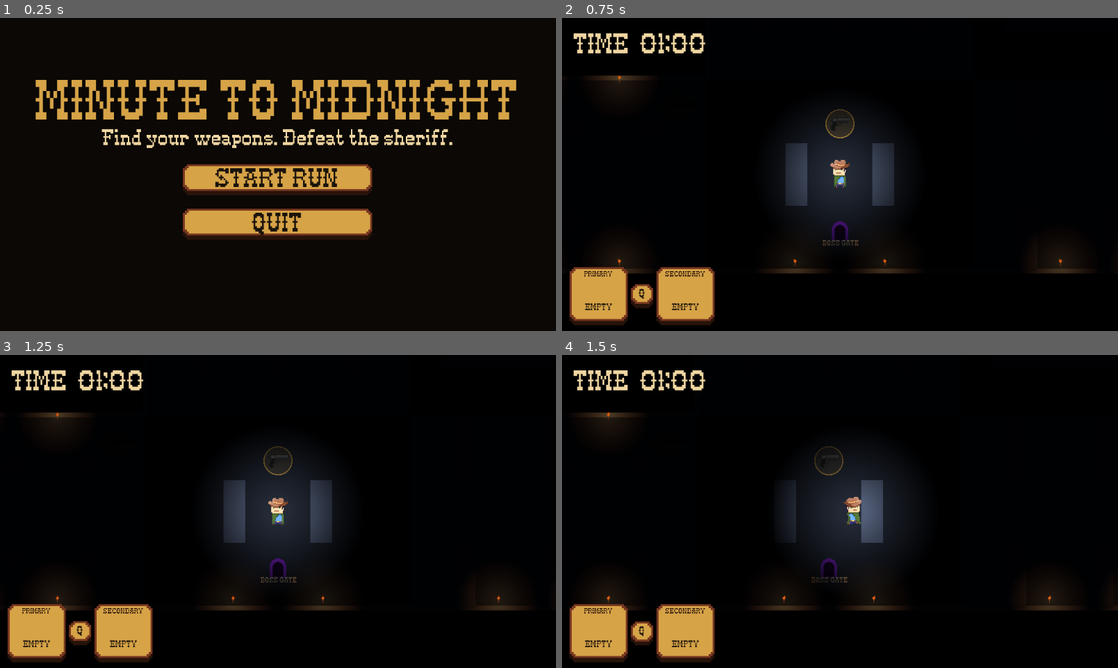
Above: before the commit, frames 1-4 (two rows, left to right).
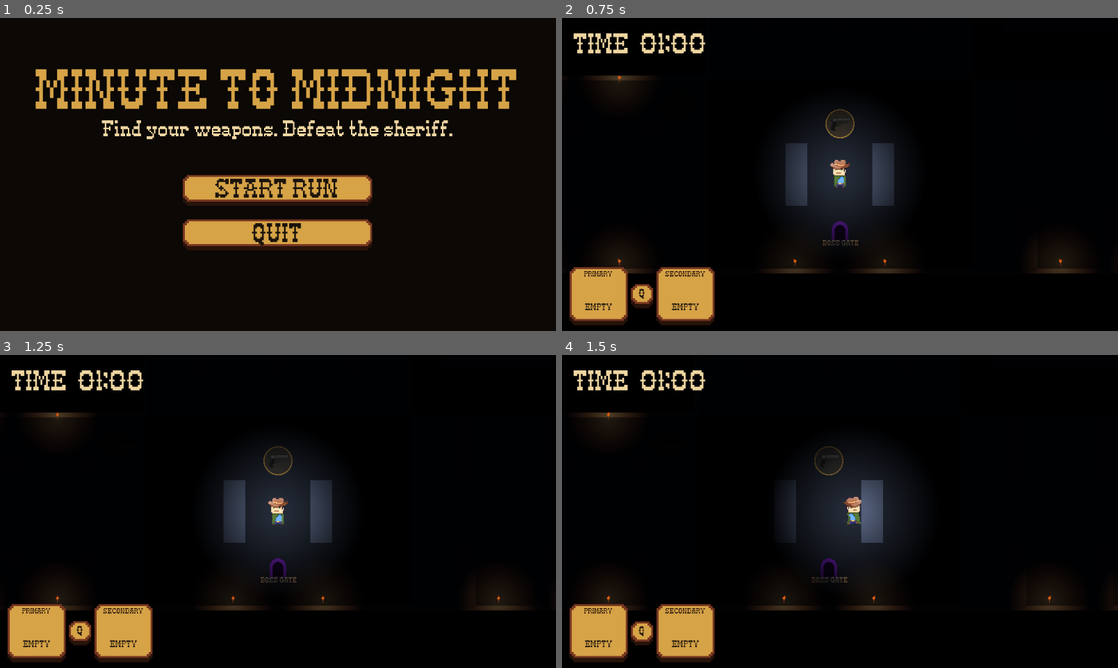
Above: after the commit, the same moments.

Repository: Nafa93/gmtk-2026
Game: Godot game, scene res://Scenes/UI/StartMenu.tscn
Same seed, same stepped clock (60 frames per second), same inputs: the game is played once before the commit and once after it. The engine's default icon, where the game draws it, is replaced by a stand-in: a white triangle on a blue panel in a dark square.
Inputs (mouse positions are in pixels of both pictures, inside the frame that each line leads up to):
- Up to frame 1 (0.25 s): no input
- Up to frame 2 (0.75 s): click "START RUN" at 0.5 s
- Up to frame 3 (1.25 s): no input
- Up to frame 4 (1.5 s): move the mouse to (962, 495) at 1.27 s; hold D (MOVE_RIGHT) from 1.28 s (still down); tap Q (CHANGE_WEAPON) at 1.35 s

The runs differ from the first frame. In frame 1, 16% of the frame differs, in the area x 6-93%, y 16-75%; in frame 2, nothing differs; in frame 3, nothing differs; in frame 4, nothing differs.

Commit message:
refined ui menu buttons

Diff:
--- a/Scenes/UI/DefeatScreen.tscn
+++ b/Scenes/UI/DefeatScreen.tscn
@@ -12,7 +12,7 @@
 grow_vertical = 2
 script = ExtResource("1")
 menu_scene_path = "res://Scenes/UI/StartMenu.tscn"
-retry_button = NodePath("Center/VBox/Retry")
+retry_button = NodePath("Center/VBox/Buttons/Retry")
 
 [node name="Background" type="ColorRect" parent="."]
 layout_mode = 1
@@ -34,22 +34,30 @@
 [node name="VBox" type="VBoxContainer" parent="Center"]
 custom_minimum_size = Vector2(480, 0)
 layout_mode = 2
-theme_override_constants/separation = 28
+theme_override_constants/separation = 72
 
-[node name="Title" type="Label" parent="Center/VBox"]
+[node name="TextSection" type="VBoxContainer" parent="Center/VBox"]
+layout_mode = 2
+theme_override_constants/separation = 34
+
+[node name="Title" type="Label" parent="Center/VBox/TextSection"]
 layout_mode = 2
 theme_override_colors/font_color = Color(0.66, 0.29, 0.18, 1)
 theme_override_font_sizes/font_size = 72
 text = "DEFEATED"
 horizontal_alignment = 1
 
-[node name="Message" type="Label" parent="Center/VBox"]
+[node name="Message" type="Label" parent="Center/VBox/TextSection"]
 layout_mode = 2
 theme_override_font_sizes/font_size = 24
 text = "The sheriff ended your run."
 horizontal_alignment = 1
 
-[node name="Retry" type="Button" parent="Center/VBox"]
+[node name="Buttons" type="VBoxContainer" parent="Center/VBox"]
+layout_mode = 2
+theme_override_constants/separation = 30
+
+[node name="Retry" type="Button" parent="Center/VBox/Buttons"]
 custom_minimum_size = Vector2(0, 64)
 layout_mode = 2
 theme_override_font_sizes/font_size = 28
@@ -57,7 +65,7 @@
 script = ExtResource("2_button")
 display_font_size = 28
 
-[node name="Quit" type="Button" parent="Center/VBox"]
+[node name="Quit" type="Button" parent="Center/VBox/Buttons"]
 custom_minimum_size = Vector2(0, 64)
 layout_mode = 2
 theme_override_font_sizes/font_size = 28
@@ -65,5 +73,5 @@
 script = ExtResource("2_button")
 display_font_size = 28
 
-[connection signal="pressed" from="Center/VBox/Retry" to="." method="_on_retry_pressed"]
-[connection signal="pressed" from="Center/VBox/Quit" to="." method="_on_quit_pressed"]
+[connection signal="pressed" from="Center/VBox/Buttons/Retry" to="." method="_on_retry_pressed"]
+[connection signal="pressed" from="Center/VBox/Buttons/Quit" to="." method="_on_quit_pressed"]
--- a/Scenes/UI/StartMenu.tscn
+++ b/Scenes/UI/StartMenu.tscn
@@ -13,8 +13,8 @@
 grow_vertical = 2
 script = ExtResource("1")
 start_scene_path = "res://Scenes/Phases/preparation_phase.tscn"
-start_button = NodePath("Center/VBox/Start")
-quit_button = NodePath("Center/VBox/Quit")
+start_button = NodePath("Center/VBox/Buttons/Start")
+quit_button = NodePath("Center/VBox/Buttons/Quit")
 
 [node name="Background" type="ColorRect" parent="."]
 layout_mode = 1
@@ -37,9 +37,13 @@
 [node name="VBox" type="VBoxContainer" parent="Center"]
 custom_minimum_size = Vector2(320, 0)
 layout_mode = 2
-theme_override_constants/separation = 28
+theme_override_constants/separation = 68
 
-[node name="Title" type="Label" parent="Center/VBox"]
+[node name="TextSection" type="VBoxContainer" parent="Center/VBox"]
+layout_mode = 2
+theme_override_constants/separation = 32
+
+[node name="Title" type="Label" parent="Center/VBox/TextSection"]
 layout_mode = 2
 theme_override_colors/font_color = Color(0.84, 0.64, 0.28, 1)
 theme_override_font_sizes/font_size = 72
@@ -50,7 +54,7 @@
 maximum_font_size = 72
 maximum_viewport_width_ratio = 0.88
 
-[node name="Subtitle" type="Label" parent="Center/VBox"]
+[node name="Subtitle" type="Label" parent="Center/VBox/TextSection"]
 layout_mode = 2
 theme_override_font_sizes/font_size = 24
 text = "Find your weapons. Defeat the sheriff."
@@ -60,7 +64,11 @@
 maximum_font_size = 24
 maximum_viewport_width_ratio = 0.82
 
-[node name="Start" type="Button" parent="Center/VBox"]
+[node name="Buttons" type="VBoxContainer" parent="Center/VBox"]
+layout_mode = 2
+theme_override_constants/separation = 28
+
+[node name="Start" type="Button" parent="Center/VBox/Buttons"]
 custom_minimum_size = Vector2(360, 64)
 layout_mode = 2
 size_flags_horizontal = 4
@@ -69,7 +77,7 @@
 script = ExtResource("3_button")
 display_font_size = 28
 
-[node name="Quit" type="Button" parent="Center/VBox"]
+[node name="Quit" type="Button" parent="Center/VBox/Buttons"]
 custom_minimum_size = Vector2(360, 64)
 layout_mode = 2
 size_flags_horizontal = 4
@@ -78,5 +86,5 @@
 script = ExtResource("3_button")
 display_font_size = 28
 
-[connection signal="pressed" from="Center/VBox/Start" to="." method="_on_start_pressed"]
-[connection signal="pressed" from="Center/VBox/Quit" to="." method="_on_quit_pressed"]
+[connection signal="pressed" from="Center/VBox/Buttons/Start" to="." method="_on_start_pressed"]
+[connection signal="pressed" from="Center/VBox/Buttons/Quit" to="." method="_on_quit_pressed"]
--- a/Scenes/UI/VictoryScreen.tscn
+++ b/Scenes/UI/VictoryScreen.tscn
@@ -12,7 +12,7 @@
 grow_vertical = 2
 script = ExtResource("1")
 menu_scene_path = "res://Scenes/UI/StartMenu.tscn"
-retry_button = NodePath("Center/VBox/Retry")
+retry_button = NodePath("Center/VBox/Buttons/Retry")
 
 [node name="Background" type="ColorRect" parent="."]
 layout_mode = 1
@@ -34,22 +34,30 @@
 [node name="VBox" type="VBoxContainer" parent="Center"]
 custom_minimum_size = Vector2(480, 0)
 layout_mode = 2
-theme_override_constants/separation = 28
+theme_override_constants/separation = 72
 
-[node name="Title" type="Label" parent="Center/VBox"]
+[node name="TextSection" type="VBoxContainer" parent="Center/VBox"]
+layout_mode = 2
+theme_override_constants/separation = 34
+
+[node name="Title" type="Label" parent="Center/VBox/TextSection"]
 layout_mode = 2
 theme_override_colors/font_color = Color(0.84, 0.64, 0.28, 1)
 theme_override_font_sizes/font_size = 72
 text = "VICTORY"
 horizontal_alignment = 1
 
-[node name="Message" type="Label" parent="Center/VBox"]
+[node name="Message" type="Label" parent="Center/VBox/TextSection"]
 layout_mode = 2
 theme_override_font_sizes/font_size = 24
 text = "The sheriff has fallen."
 horizontal_alignment = 1
 
-[node name="Retry" type="Button" parent="Center/VBox"]
+[node name="Buttons" type="VBoxContainer" parent="Center/VBox"]
+layout_mode = 2
+theme_override_constants/separation = 30
+
+[node name="Retry" type="Button" parent="Center/VBox/Buttons"]
 custom_minimum_size = Vector2(0, 64)
 layout_mode = 2
 theme_override_font_sizes/font_size = 28
@@ -57,7 +65,7 @@
 script = ExtResource("2_button")
 display_font_size = 28
 
-[node name="Quit" type="Button" parent="Center/VBox"]
+[node name="Quit" type="Button" parent="Center/VBox/Buttons"]
 custom_minimum_size = Vector2(0, 64)
 layout_mode = 2
 theme_override_font_sizes/font_size = 28
@@ -65,5 +73,5 @@
 script = ExtResource("2_button")
 display_font_size = 28
 
-[connection signal="pressed" from="Center/VBox/Retry" to="." method="_on_retry_pressed"]
-[connection signal="pressed" from="Center/VBox/Quit" to="." method="_on_quit_pressed"]
+[connection signal="pressed" from="Center/VBox/Buttons/Retry" to="." method="_on_retry_pressed"]
+[connection signal="pressed" from="Center/VBox/Buttons/Quit" to="." method="_on_quit_pressed"]
